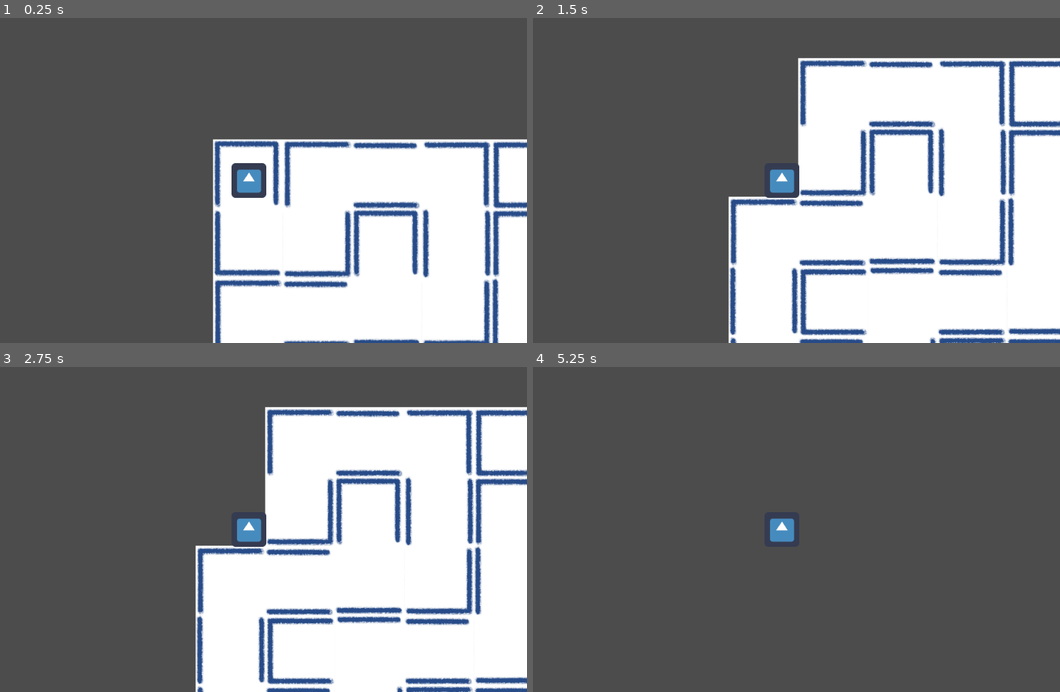
Above: before the commit, frames 1-4 (two rows, left to right).
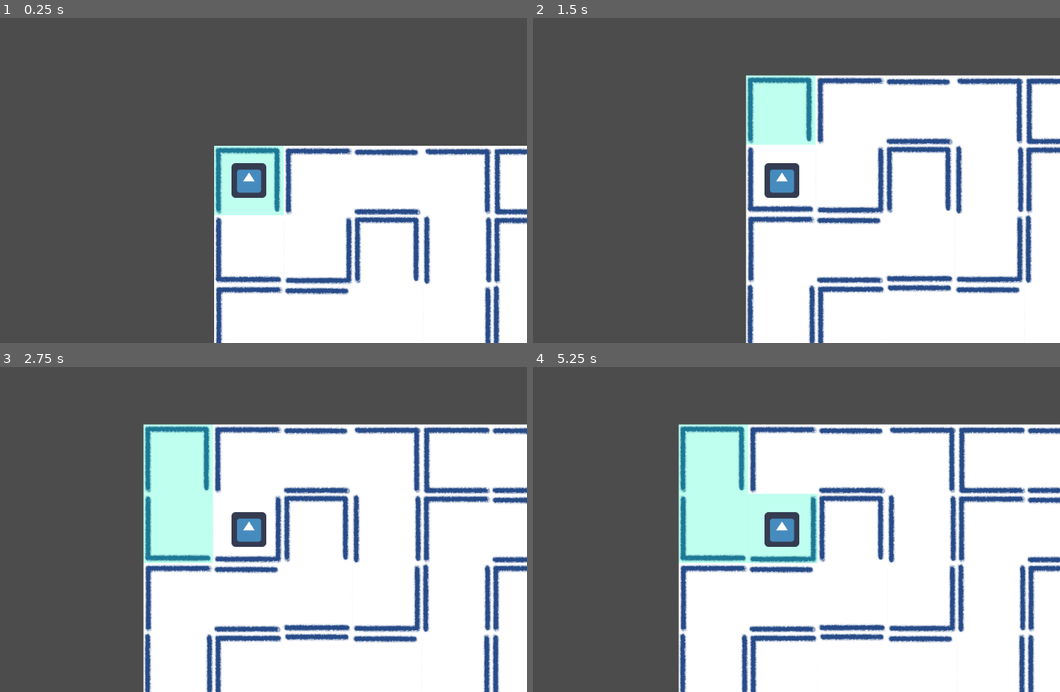
Above: after the commit, the same moments.

Repository: drarbego/anoxia
Game: Godot game, scene res://Maze.tscn
The game is run twice, just before and just after one commit, with the same random seed, the same clock (stepped at 60 frames per second) and the same inputs. The engine's default icon, where the game draws it, is replaced by a stand-in: a white triangle on a blue panel in a dark square.
Inputs:
- Up to frame 1 (0.25 s): no input
- Up to frame 2 (1.5 s): tap Enter at 0.5 s; hold Right 0.53-1.28 s; hold P 0.53-1.28 s; tap Space at 1.25 s; hold Down from 1.28 s (still down); tap P at 1.35 s
- Up to frame 3 (2.75 s): tap Enter at 2 s; release Down at 2.03 s; hold Right from 2.03 s (still down); hold P from 2.03 s (still down)
- Up to frame 4 (5.25 s): tap Space at 2.75, 5 s; release Right at 2.78 s; release P at 2.78 s; hold Up 2.78-3.53 s; tap P at 2.85, 4.35 s; hold P 3.53-4.28 s; hold Left 3.53-5.03 s; tap Enter at 4.25 s; hold Down from 5.03 s (still down); hold P from 5.03 s (still down)

The runs differ from the first frame. In frame 1, 10% of the frame differs, in the area x 40-100%, y 37-100%; in frame 2, 23%; in frame 3, 31%; in frame 4, 59%, in the area x 27-100%, y 17-100%.

Commit message:
Limit character movement based on visited cells

Diff:
--- a/Maze.gd
+++ b/Maze.gd
@@ -1,17 +1,17 @@
 extends Node2D
 
-const TILE_SIZE = 64
 var cells = []
-export var rows = 8
-export var cols = 8
-
+export var rows = 10
+export var cols = 10
+
+const Player = preload("res://Player.tscn")
 
 class Cell:
 	var x
 	var y
-	var square_tiles = 3
-	var size = square_tiles * TILE_SIZE
 	var visited = false
+
+	var cost = -1
 
 	var up_wall = true
 	var down_wall = true
@@ -21,18 +21,6 @@
 	func _init(_x, _y):
 		self.x = _x
 		self.y = _y
-
-	func get_rect():
-		return Rect2(
-			Vector2(self.x*self.size, self.y*self.size),
-			Vector2(self.size, self.size)
-		)
-
-	func get_top_left_xy():
-		return Vector2(self.x * square_tiles, self.y * square_tiles)
-
-	func get_bottom_right_xy():
-		return Vector2((self.x+1) * square_tiles, (self.y+1)*square_tiles)
 
 func _ready():
 	randomize()
@@ -40,9 +28,53 @@
 	var current_cell = cells[0]
 	carve_maze(current_cell)
 	fill_tilemap()
-	# var player = Player.new()
-	# player.position = Vector2(64, 64)
-	# add_child(player)
+
+	var player = Player.instance().init(
+		Vector2(64, 64),
+		0,
+		funcref(self, "can_move_to_pos"),
+		funcref(self, "is_different_cell"),
+		funcref(self, "move_to_new_cell")
+	)
+	add_child(player)
+	cells[0].cost = 1
+
+func move_to_new_cell(new_pos, player):
+	var new_player_pos = (new_pos / $TileMap.cell_size.x).floor()
+	var cell_index = self._get_cell_index(new_player_pos.x, new_player_pos.y)
+	if cell_index == null:
+		return
+
+	var new_cell = cells[cell_index]
+	var previous_cell = cells[player.current_cell_index]
+
+	if new_cell.cost == 1:
+		previous_cell.cost = -1
+	if new_cell.cost == -1:
+		previous_cell.cost = 1
+
+	player.current_cell_index = cell_index
+	player.move_points += new_cell.cost
+
+func is_different_cell(new_pos, player):
+	var new_player_pos = (new_pos / $TileMap.cell_size.x).floor()
+	var cell_index = self._get_cell_index(new_player_pos.x, new_player_pos.y)
+	if cell_index == null:
+		return false
+
+	return cell_index != player.current_cell_index
+
+func can_move_to_pos(new_pos, player):
+	var new_player_pos = (new_pos / $TileMap.cell_size.x).floor()
+	var cell_index = self._get_cell_index(new_player_pos.x, new_player_pos.y)
+	if cell_index == null:
+		return false
+
+	var cell = cells[cell_index]
+	if cell.cost + player.move_points >= 0:
+		return true
+
+	return false
 
 func populate_cells():
 	for i in range(rows):
@@ -115,11 +147,6 @@
 		current.up_wall = false
 		neighbor.down_wall = false
 
-
-func _unhandled_input(event):
-	if Input.is_key_pressed(KEY_P):
-		var cell_pos = ($Player.position / $TileMap.cell_size.x).floor()
-		$TileMap.set_cellv(cell_pos, -1)
 
 func reset_cells():
 	for cell in cells:
@@ -167,3 +194,21 @@
 	for cell in cells:
 		var tile_id  = self._get_tile_id(cell)
 		$TileMap.set_cell(cell.x, cell.y, tile_id)
+
+func _process(_delta):
+	update()
+
+func _draw():
+	for cell in cells:
+		var color = Color(0, 1, 0.75, 0.25)
+		var rect = Rect2(
+			cell.x * $TileMap.cell_size.x,
+			cell.y * $TileMap.cell_size.y,
+			$TileMap.cell_size.x,
+			$TileMap.cell_size.y
+		)
+		if cell.cost == 1:
+			draw_rect(
+				rect,
+				color
+			)
--- a/Maze.tscn
+++ b/Maze.tscn
@@ -1,17 +1,13 @@
-[gd_scene load_steps=4 format=2]
+[gd_scene load_steps=3 format=2]
 
 [ext_resource path="res://Maze.gd" type="Script" id=1]
 [ext_resource path="res://maze_tiles.tres" type="TileSet" id=2]
-[ext_resource path="res://Player.tscn" type="PackedScene" id=3]
 
 [node name="Maze" type="Node2D"]
 script = ExtResource( 1 )
 
 [node name="TileMap" type="TileMap" parent="."]
-position = Vector2( 16, 0 )
+show_behind_parent = true
 tile_set = ExtResource( 2 )
 cell_size = Vector2( 128, 128 )
 format = 1
-
-[node name="Player" parent="." instance=ExtResource( 3 )]
-position = Vector2( 88, 76.3394 )
--- a/Player.gd
+++ b/Player.gd
@@ -2,13 +2,32 @@
 
 class_name Player
 
-var TILE_SIZE = 128
+var speed = 800
+var move_points = 25
+var current_cell_index = null
 
-var speed = 800
+# Maze methods
+var can_move_to_pos = null
+var is_different_cell = null
+var move_to_new_cell = null
+
+func init(initial_pos, cell_index, _can_move_to_pos, _is_different_cell, _move_to_new_cell):
+	self.position = initial_pos
+	self.current_cell_index = cell_index
+	self.can_move_to_pos = _can_move_to_pos
+	self.is_different_cell = _is_different_cell
+	self.move_to_new_cell = _move_to_new_cell
+
+	return self
 
 func _physics_process(delta):
 	var x = int(Input.is_key_pressed(KEY_RIGHT)) - int(Input.is_key_pressed(KEY_LEFT))
 	var y = int(Input.is_key_pressed(KEY_DOWN)) - int(Input.is_key_pressed(KEY_UP))
 	var dir = Vector2(x, y).normalized()
-
-	move_and_slide(dir * speed)
+	var new_pos = self.position + dir * speed * delta
+	if self.is_different_cell.call_func(new_pos, self):
+		if self.can_move_to_pos.call_func(new_pos, self):
+			move_and_slide(dir * speed)
+			self.move_to_new_cell.call_func(new_pos, self)
+	else:
+		move_and_slide(dir * speed)
--- a/maze_tiles.tres
+++ b/maze_tiles.tres
@@ -8,43 +8,43 @@
 [sub_resource type="ConvexPolygonShape2D" id=2]
 points = PoolVector2Array( 128, 128, 0, 128, 0, 96, 128, 96 )
 
+[sub_resource type="ConvexPolygonShape2D" id=3]
+points = PoolVector2Array( 0, 128, 0, 0, 128, 0, 128, 32, 32, 32, 32, 96, 128, 96, 128, 128 )
+
+[sub_resource type="ConvexPolygonShape2D" id=4]
+points = PoolVector2Array( 0, 0, 128, 0, 128, 128, 96, 128, 96, 32, 0, 32 )
+
+[sub_resource type="ConvexPolygonShape2D" id=5]
+points = PoolVector2Array( 0, 128, 0, 0, 128, 0, 128, 128, 96, 128, 96, 32, 32, 32, 32, 128 )
+
+[sub_resource type="ConvexPolygonShape2D" id=6]
+points = PoolVector2Array( 128, 0, 128, 128, 0, 128, 0, 96, 96, 96, 96, 32, 0, 32, 0, 0 )
+
+[sub_resource type="ConvexPolygonShape2D" id=7]
+points = PoolVector2Array( 0, 0, 32, 0, 32, 96, 128, 96, 128, 128, 0, 128 )
+
+[sub_resource type="ConvexPolygonShape2D" id=8]
+points = PoolVector2Array( 128, 128, 96, 128, 96, 0, 128, 0 )
+
+[sub_resource type="ConvexPolygonShape2D" id=9]
+points = PoolVector2Array( 32, 128, 0, 128, 0, 0, 32, 0 )
+
+[sub_resource type="ConvexPolygonShape2D" id=10]
+points = PoolVector2Array( 128, 128, 96, 128, 96, 0, 128, 0 )
+
+[sub_resource type="ConvexPolygonShape2D" id=11]
+points = PoolVector2Array( 96, 96, 96, 0, 128, 0, 128, 128, 0, 128, 0, 96 )
+
 [sub_resource type="ConvexPolygonShape2D" id=12]
-points = PoolVector2Array( 0, 128, 0, 0, 128, 0, 128, 32, 32, 32, 32, 96, 128, 96, 128, 128 )
+points = PoolVector2Array( 0, 0, 32, 0, 32, 96, 96, 96, 96, 0, 128, 0, 128, 128, 0, 128 )
 
 [sub_resource type="ConvexPolygonShape2D" id=13]
-points = PoolVector2Array( 0, 0, 128, 0, 128, 128, 96, 128, 96, 32, 0, 32 )
+points = PoolVector2Array( 128, 32, 0, 32, 0, 0, 128, 0 )
 
 [sub_resource type="ConvexPolygonShape2D" id=14]
-points = PoolVector2Array( 0, 128, 0, 0, 128, 0, 128, 128, 96, 128, 96, 32, 32, 32, 32, 128 )
+points = PoolVector2Array( 32, 128, 0, 128, 0, 0, 128, 0, 128, 32, 32, 32, 32, 128 )
 
 [sub_resource type="ConvexPolygonShape2D" id=15]
-points = PoolVector2Array( 128, 0, 128, 128, 0, 128, 0, 96, 96, 96, 96, 32, 0, 32, 0, 0 )
-
-[sub_resource type="ConvexPolygonShape2D" id=3]
-points = PoolVector2Array( 0, 0, 32, 0, 32, 96, 128, 96, 128, 128, 0, 128 )
-
-[sub_resource type="ConvexPolygonShape2D" id=4]
-points = PoolVector2Array( 128, 128, 96, 128, 96, 0, 128, 0 )
-
-[sub_resource type="ConvexPolygonShape2D" id=5]
-points = PoolVector2Array( 32, 128, 0, 128, 0, 0, 32, 0 )
-
-[sub_resource type="ConvexPolygonShape2D" id=6]
-points = PoolVector2Array( 128, 128, 96, 128, 96, 0, 128, 0 )
-
-[sub_resource type="ConvexPolygonShape2D" id=7]
-points = PoolVector2Array( 96, 96, 96, 0, 128, 0, 128, 128, 0, 128, 0, 96 )
-
-[sub_resource type="ConvexPolygonShape2D" id=8]
-points = PoolVector2Array( 0, 0, 32, 0, 32, 96, 96, 96, 96, 0, 128, 0, 128, 128, 0, 128 )
-
-[sub_resource type="ConvexPolygonShape2D" id=9]
-points = PoolVector2Array( 128, 32, 0, 32, 0, 0, 128, 0 )
-
-[sub_resource type="ConvexPolygonShape2D" id=10]
-points = PoolVector2Array( 32, 128, 0, 128, 0, 0, 128, 0, 128, 32, 32, 32, 32, 128 )
-
-[sub_resource type="ConvexPolygonShape2D" id=11]
 points = PoolVector2Array( 128, 32, 0, 32, 0, 0, 128, 0 )
 
 [sub_resource type="ConvexPolygonShape2D" id=16]
Not shown: 12 places in maze_tiles.tres that only renumber resources
